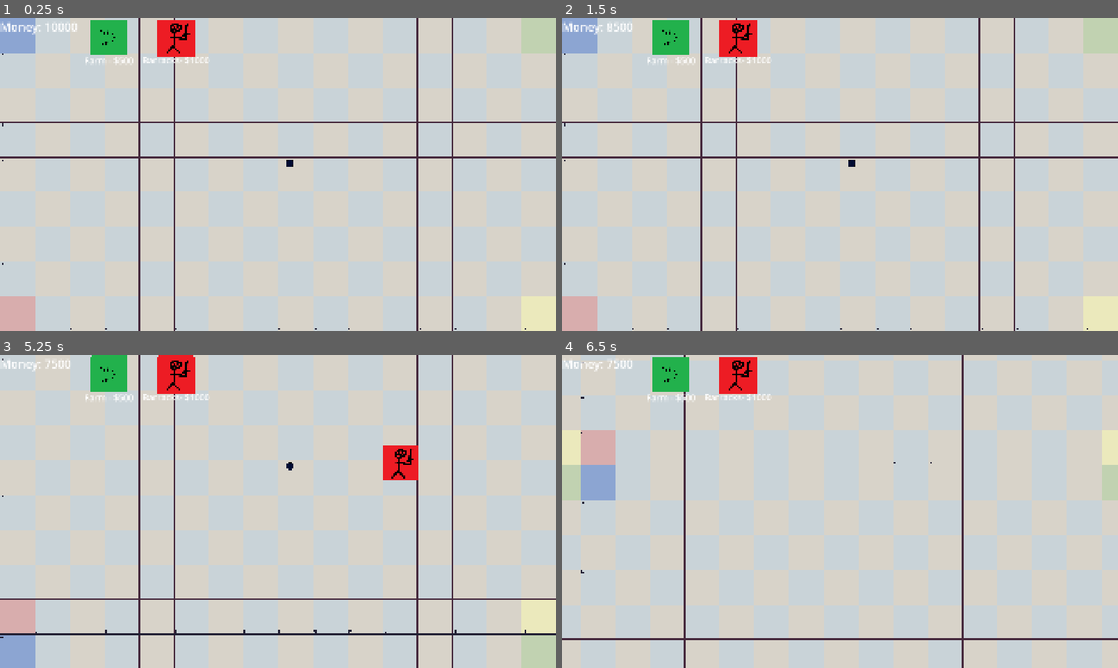
Above: before the commit, frames 1-4 (two rows, left to right).
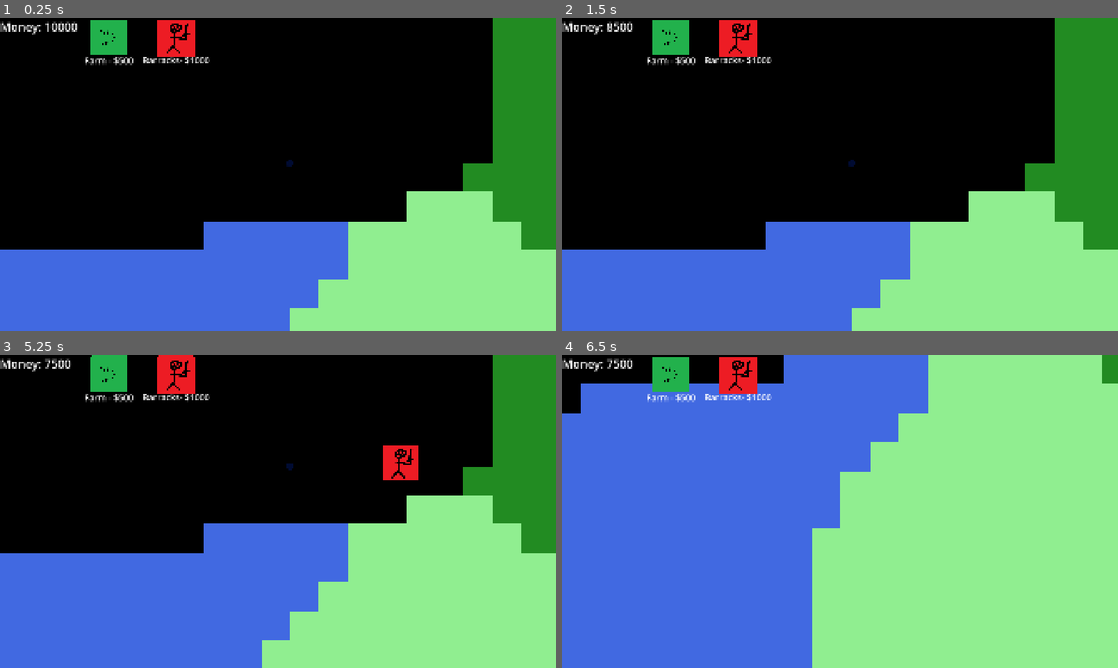
Above: after the commit, the same moments.

Repository: NathanBerglas/ROR-Testing
Game: Godot game, scene res://scenes/main.tscn
Two runs of this game, one before a commit and one after it. Both use one fixed random seed, a clock stepped at 60 frames per second and the inputs below.
Inputs (mouse positions are in pixels of both pictures, inside the frame that each line leads up to):
- Up to frame 1 (0.25 s): no input
- Up to frame 2 (1.5 s): click (667, 36) at 0.5 s; click (739, 36) at 1.25 s
- Up to frame 3 (5.25 s): click (105, 373) at 2 s; click (177, 373) at 2.75 s; click (105, 373) at 3.5 s; click (177, 373) at 4.25 s; tap Enter at 5 s; move the mouse to (400, 495) at 5.02 s; hold S (move_camera_down) from 5.03 s (still down)
- Up to frame 4 (6.5 s): move the mouse to (728, 527) at 5.77 s; release S (move_camera_down) at 5.78 s; tap A (move_camera_left) at 5.85 s

The runs differ from the first frame. In frame 1, 98% of the frame differs, in the area x 0-100%, y 0-100%; in frame 2, 98%; in frame 3, 98%; in frame 4, 98%.

Commit message:
Added biome gen to main

Diff:
--- a/scenes/BiomeGen/BiomeGen.tscn
+++ b/scenes/BiomeGen/BiomeGen.tscn
@@ -3,8 +3,8 @@
 [ext_resource type="Script" uid="uid://dojmlj5x4nvxm" path="res://scripts/BiomeGen/NatesBiomeGen.gd" id="1_l40ff"]
 [ext_resource type="JSON" path="res://balancing/gen.json" id="2_5j2y8"]
 
-[node name="Node2D" type="Node2D"]
-
-[node name="MeshInstance2D" type="MeshInstance2D" parent="."]
+[node name="Biome Gen" type="Node2D"]
 script = ExtResource("1_l40ff")
 gen_data = ExtResource("2_5j2y8")
+
+[node name="Ground Mesh" type="MeshInstance2D" parent="."]
--- a/scenes/main.tscn
+++ b/scenes/main.tscn
@@ -1,10 +1,11 @@
-[gd_scene load_steps=8 format=4 uid="uid://cqyjg1x55n0jr"]
+[gd_scene load_steps=9 format=4 uid="uid://cqyjg1x55n0jr"]
 
 [ext_resource type="Script" uid="uid://cdyjf7gitcaf2" path="res://scripts/main.gd" id="1_o5qli"]
 [ext_resource type="PackedScene" uid="uid://8s5fbc42yax2" path="res://scenes/Meeples/meepleControl.tscn" id="2_0wfyh"]
 [ext_resource type="PackedScene" uid="uid://bujhjvi3667ko" path="res://scenes/Buildings/buildingControl.tscn" id="3_sugp2"]
 [ext_resource type="Texture2D" uid="uid://bcpr0ilxug5yd" path="res://assets/testingBackground.png" id="4_jyhfs"]
 [ext_resource type="PackedScene" uid="uid://bbjr8sh5hxnjt" path="res://scenes/camera.tscn" id="5_tbgi4"]
+[ext_resource type="PackedScene" uid="uid://c55deqr6361v3" path="res://scenes/BiomeGen/BiomeGen.tscn" id="6_tefeu"]
 
 [sub_resource type="TileSetAtlasSource" id="TileSetAtlasSource_tbgi4"]
 texture = ExtResource("4_jyhfs")
@@ -8062,6 +8063,7 @@
 [node name="BuildingControl" parent="." instance=ExtResource("3_sugp2")]
 
 [node name="Background" type="TileMapLayer" parent="."]
+visible = false
 light_mask = 524288
 visibility_layer = 524288
 z_index = -20
@@ -8074,8 +8076,9 @@
 [node name="Camera" parent="." instance=ExtResource("5_tbgi4")]
 position = Vector2(960, 540)
 
-[node name="Outer Barrier" type="RigidBody2D" parent="."]
-freeze = true
-
-[node name="CollisionPolygon2D" type="CollisionPolygon2D" parent="Outer Barrier"]
-polygon = PackedVector2Array(-1, -1, 1921, -1, 1921, 1081, -1, 1081, -1, -1, 0, 0, 0, 1080, 1920, 1080, 1920, 0, 0, 0)
+[node name="Biome Gen" parent="." instance=ExtResource("6_tefeu")]
+light_mask = 512
+visibility_layer = 512
+z_index = -2
+position = Vector2(-9600, -5400)
+SCREEN_RESOLUTION = Vector2(19200, 10800)
--- a/scripts/BiomeGen/NatesBiomeGen.gd
+++ b/scripts/BiomeGen/NatesBiomeGen.gd
@@ -1,8 +1,8 @@
-extends MeshInstance2D
+extends Node2D
 
 @export var SCREEN_RESOLUTION = Vector2(1920,1080)
 @export var TILES_ALONG_X = 192
-@export var gen_data = JSON
+@export var gen_data: JSON
 
 const max_poisson_attempts_1d = 100
 const max_poisson_attempts_2d = 100
@@ -27,8 +27,6 @@
 			var x = randi_range(min, max)
 			# Assign which chunk it is in
 			var chunk_id = min(floor(x / min_distance),chunk_count-1) # To not overrun
-			#if (max - x) <= ending_remainder : # If it's too close to the last chunk and the last one must be extended
-			#		chunk_id = chunk_count-1
 			if (chunk_id > 0): # If it's not in the first chunk
 				for p in chunks[chunk_id-1]: # Check for each point in the previous chunk
 					if (abs(p - x) < min_distance):
@@ -170,7 +168,6 @@
 				area[p][1] *= (rows / gen_screen_resolution.y)
 				area[p][0] = floor(area[p][0])
 				area[p][1] = floor(area[p][1])
-	print(sizes)
 	#Calculate number of features
 	var number_of_features = 0
 	for f in features.size():
@@ -262,4 +259,4 @@
 	arrays[Mesh.ARRAY_INDEX] = indices
 
 	mesh.add_surface_from_arrays(Mesh.PRIMITIVE_TRIANGLES, arrays)
-	self.mesh = mesh
+	$"Ground Mesh".mesh = mesh
